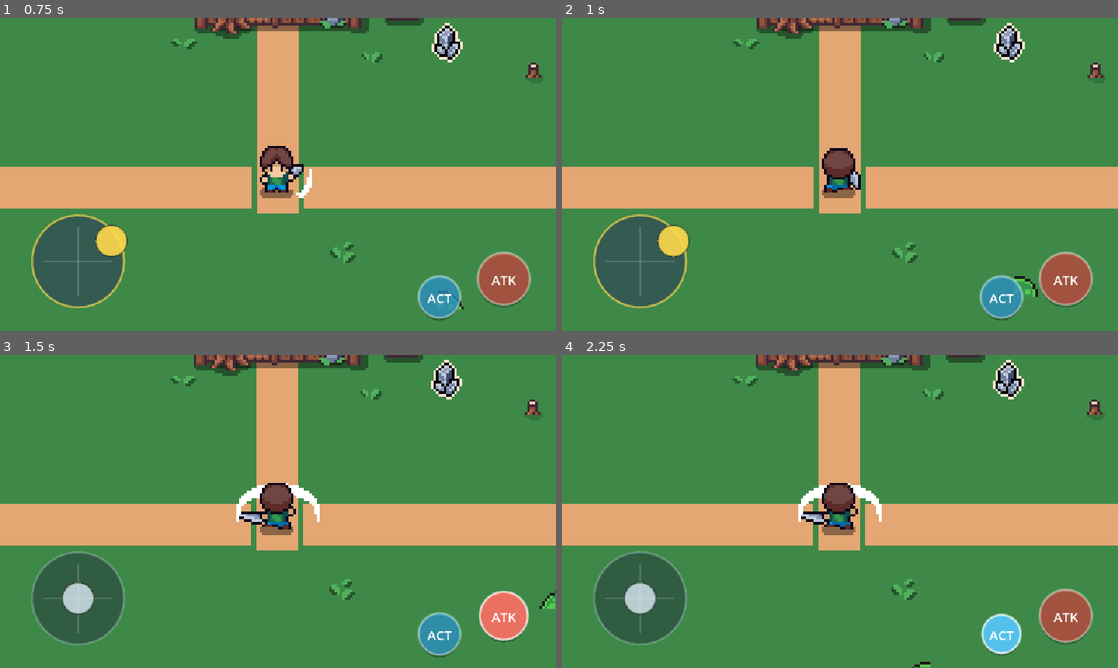
Above: before the commit, frames 1-4 (two rows, left to right).
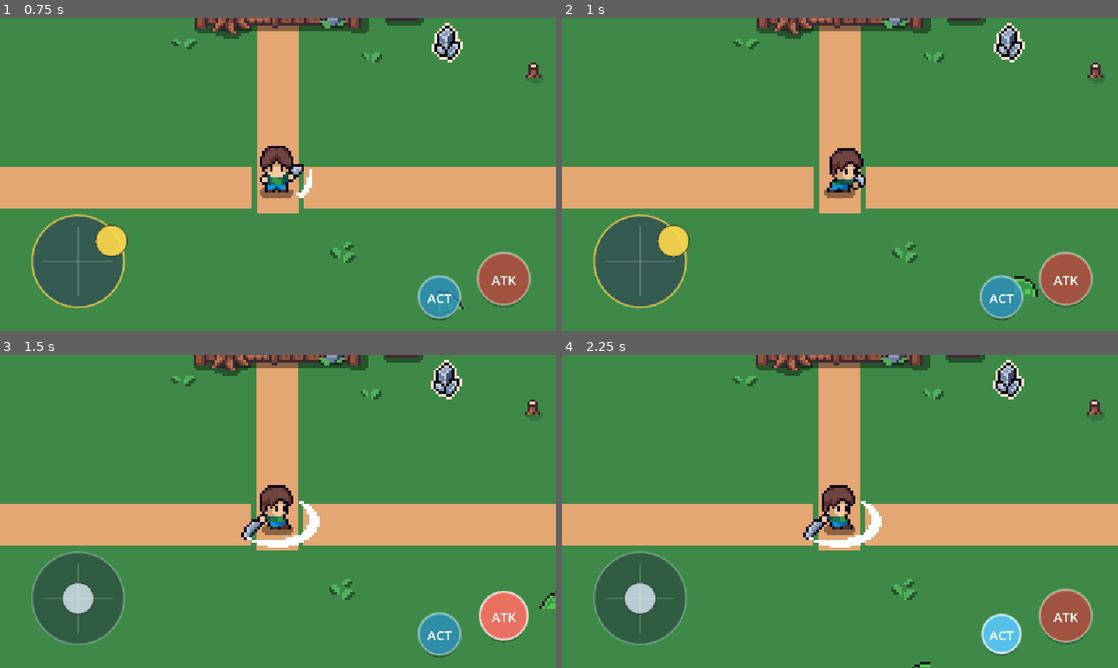
Above: after the commit, the same moments.

Repository: DiegoAzz/MyFamily2
Game: Godot game, scene res://scenes/world.tscn
Two runs of this game, one before a commit and one after it. Both use one fixed random seed, a clock stepped at 60 frames per second and the inputs below.
Inputs (mouse positions are in pixels of both pictures, inside the frame that each line leads up to):
- Up to frame 1 (0.75 s): tap Enter (ui_accept) at 0.5 s; drag from (77, 262) to (333, 105) at 0.52 s
- Up to frame 2 (1 s): no input
- Up to frame 3 (1.5 s): drag from (505, 614) to (250, 574) at 1.27 s
- Up to frame 4 (2.25 s): move the mouse to (1001, 633) at 2.02 s; hold Right (ui_right) from 2.03 s (still down); hold Space from 2.03 s (still down); click (1001, 633) at 2.17 s

Frame 1 is identical in both runs. In frame 2, 0.8% of the frame differs, in the area x 46-55%, y 41-58%; in frame 3, 1.5%, in the area x 42-58%, y 40-62%; in frame 4, 1.5%.

Commit message:
Fix player sprite directional animations (up, down, left, right) and orientation logic

Diff:
--- a/scenes/player.tscn
+++ b/scenes/player.tscn
@@ -23,8 +23,8 @@
 "values": [0, 1, 2, 3, 4, 5]
 }
 
-[sub_resource type="Animation" id="Animation_idle_up"]
-resource_name = "idle_up"
+[sub_resource type="Animation" id="Animation_idle_side"]
+resource_name = "idle_side"
 length = 0.6
 loop_mode = 1
 tracks/0/type = "value"
@@ -40,8 +40,8 @@
 "values": [6, 7, 8, 9, 10, 11]
 }
 
-[sub_resource type="Animation" id="Animation_idle_side"]
-resource_name = "idle_side"
+[sub_resource type="Animation" id="Animation_idle_up"]
+resource_name = "idle_up"
 length = 0.6
 loop_mode = 1
 tracks/0/type = "value"
@@ -74,8 +74,8 @@
 "values": [18, 19, 20, 21, 22, 23]
 }
 
-[sub_resource type="Animation" id="Animation_walk_up"]
-resource_name = "walk_up"
+[sub_resource type="Animation" id="Animation_walk_side"]
+resource_name = "walk_side"
 length = 0.6
 loop_mode = 1
 tracks/0/type = "value"
@@ -91,8 +91,8 @@
 "values": [24, 25, 26, 27, 28, 29]
 }
 
-[sub_resource type="Animation" id="Animation_walk_side"]
-resource_name = "walk_side"
+[sub_resource type="Animation" id="Animation_walk_up"]
+resource_name = "walk_up"
 length = 0.6
 loop_mode = 1
 tracks/0/type = "value"
@@ -124,8 +124,8 @@
 "values": [36, 37, 38, 39]
 }
 
-[sub_resource type="Animation" id="Animation_attack_up"]
-resource_name = "attack_up"
+[sub_resource type="Animation" id="Animation_attack_side"]
+resource_name = "attack_side"
 length = 0.4
 tracks/0/type = "value"
 tracks/0/imported = false
@@ -140,8 +140,8 @@
 "values": [42, 43, 44, 45]
 }
 
-[sub_resource type="Animation" id="Animation_attack_side"]
-resource_name = "attack_side"
+[sub_resource type="Animation" id="Animation_attack_up"]
+resource_name = "attack_up"
 length = 0.4
 tracks/0/type = "value"
 tracks/0/imported = false
--- a/scripts/player.gd
+++ b/scripts/player.gd
@@ -11,10 +11,11 @@
 enum State { IDLE, WALK, ATTACK }
 var current_state: State = State.IDLE
 
-var facing_direction: Vector2 = Vector2.DOWN
+enum Direction { DOWN, UP, LEFT, RIGHT }
+var current_dir: Direction = Direction.DOWN
 
 func _ready() -> void:
-	play_animation("idle_down")
+	update_animation(false)
 
 func _physics_process(delta: float) -> void:
 	match current_state:
@@ -54,15 +55,42 @@
 
 	if input_vector != Vector2.ZERO:
 		current_state = State.WALK
-		facing_direction = input_vector
+		update_direction(input_vector)
 		velocity = velocity.move_toward(input_vector * max_speed, acceleration * delta)
-		update_walk_animation(input_vector)
+		update_animation(true)
 	else:
 		current_state = State.IDLE
 		velocity = velocity.move_toward(Vector2.ZERO, friction * delta)
-		update_idle_animation()
+		update_animation(false)
 
 	move_and_slide()
+
+func update_direction(dir: Vector2) -> void:
+	if abs(dir.x) > abs(dir.y):
+		if dir.x > 0:
+			current_dir = Direction.RIGHT
+		else:
+			current_dir = Direction.LEFT
+	else:
+		if dir.y > 0:
+			current_dir = Direction.DOWN
+		else:
+			current_dir = Direction.UP
+
+func update_animation(is_moving: bool) -> void:
+	match current_dir:
+		Direction.DOWN:
+			sprite.flip_h = false
+			play_animation("walk_down" if is_moving else "idle_down")
+		Direction.UP:
+			sprite.flip_h = false
+			play_animation("walk_up" if is_moving else "idle_up")
+		Direction.RIGHT:
+			sprite.flip_h = false
+			play_animation("walk_side" if is_moving else "idle_side")
+		Direction.LEFT:
+			sprite.flip_h = true
+			play_animation("walk_side" if is_moving else "idle_side")
 
 func check_attack_input() -> void:
 	if Input.is_action_just_pressed("ui_accept") or Input.is_key_pressed(KEY_SPACE) or Input.is_mouse_button_pressed(MOUSE_BUTTON_LEFT):
@@ -72,40 +100,24 @@
 	current_state = State.ATTACK
 	velocity = Vector2.ZERO
 
-	if abs(facing_direction.x) > abs(facing_direction.y):
-		sprite.flip_h = (facing_direction.x < 0)
-		play_animation("attack_side")
-	elif facing_direction.y < 0:
-		play_animation("attack_up")
-	else:
-		play_animation("attack_down")
+	match current_dir:
+		Direction.DOWN:
+			sprite.flip_h = false
+			play_animation("attack_down")
+		Direction.UP:
+			sprite.flip_h = false
+			play_animation("attack_up")
+		Direction.RIGHT:
+			sprite.flip_h = false
+			play_animation("attack_side")
+		Direction.LEFT:
+			sprite.flip_h = true
+			play_animation("attack_side")
 
 func _on_animation_finished(anim_name: StringName) -> void:
 	if "attack" in anim_name:
 		current_state = State.IDLE
-		update_idle_animation()
-
-func update_walk_animation(dir: Vector2) -> void:
-	if abs(dir.x) > abs(dir.y):
-		sprite.flip_h = (dir.x < 0)
-		play_animation("walk_side")
-	elif dir.y < 0:
-		sprite.flip_h = false
-		play_animation("walk_up")
-	else:
-		sprite.flip_h = false
-		play_animation("walk_down")
-
-func update_idle_animation() -> void:
-	if abs(facing_direction.x) > abs(facing_direction.y):
-		sprite.flip_h = (facing_direction.x < 0)
-		play_animation("idle_side")
-	elif facing_direction.y < 0:
-		sprite.flip_h = false
-		play_animation("idle_up")
-	else:
-		sprite.flip_h = false
-		play_animation("idle_down")
+		update_animation(false)
 
 func play_animation(anim_name: String) -> void:
 	if anim_player.has_animation(anim_name) and anim_player.current_animation != anim_name:
Not shown, changed: build/web/MyFamily.html
Not shown, changed: build/web/MyFamily.pck
Not shown, changed: build/web/index.html
